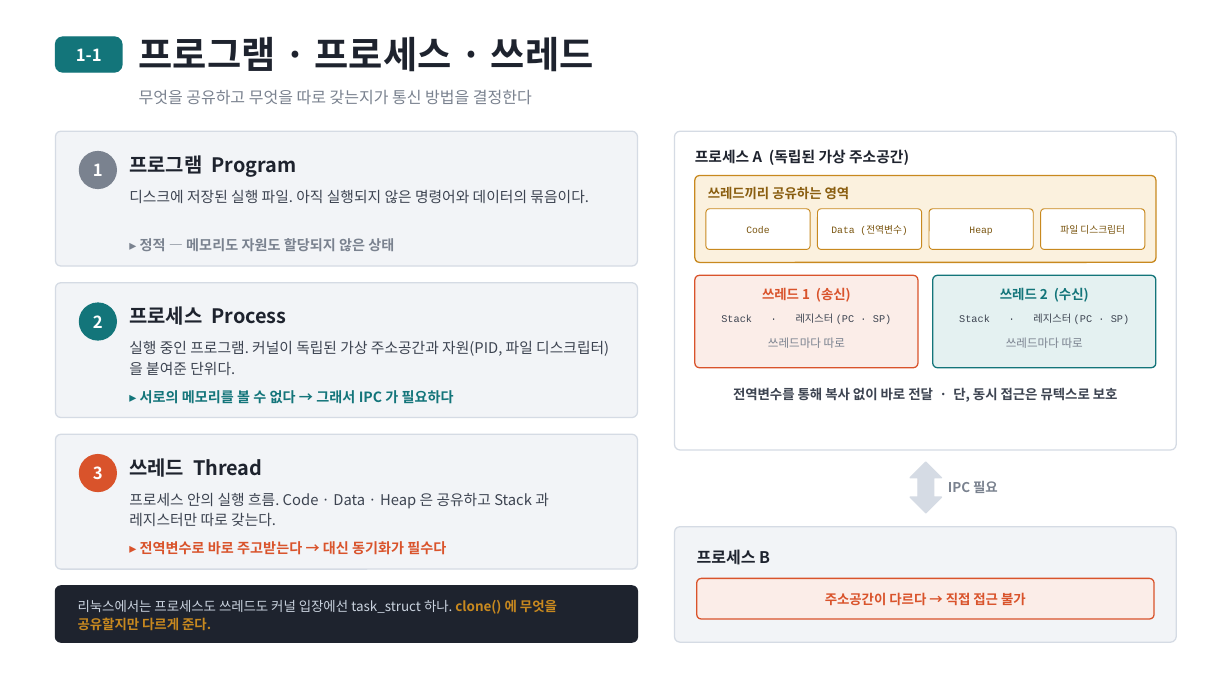
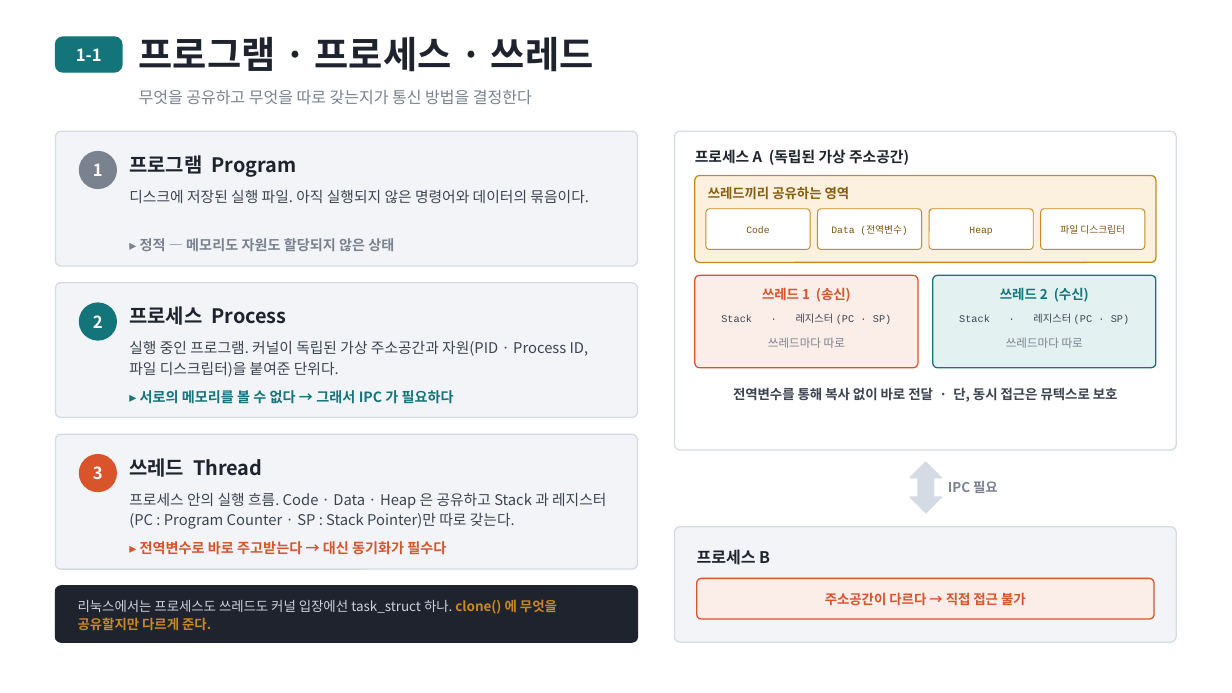
Before and after one commit to harley-hwan/IpcProc, a slide deck: slide 4 of ref/발표자료/IPC_발표자료.pptx. Drawn at 1232x693 pixels with LibreOffice and Linux fonts; fonts in the diff are those of the drawing. Boxes give left, top, right and bottom in pixels: in the first picture for what was removed or moved away, otherwise in the second. Text is boxed around its words. In the diff, an @@ line names an element or a change of style, - is before the commit and + after.

```diff
--- a/ref/발표자료/IPC_발표자료.pptx
+++ b/ref/발표자료/IPC_발표자료.pptx
@@ text at (x1=129, y1=341, x2=589, y2=377): text changed @@
-실행 중인 프로그램. 커널이 독립된 가상 주소공간과 자원(PID, 파일 디스크립터)을 붙여준 단위다.
+실행 중인 프로그램. 커널이 독립된 가상 주소공간과 자원(PID · Process ID, 파일 디스크립터)을 붙여준 단위다.
@@ text at (x1=129, y1=493, x2=606, y2=529): text changed @@
-프로세스 안의 실행 흐름. Code · Data · Heap 은 공유하고 Stack 과 레지스터만 따로 갖는다.
+프로세스 안의 실행 흐름. Code · Data · Heap 은 공유하고 Stack 과 레지스터(PC : Program Counter · SP : Stack Pointer)만 따로 갖는다.
```
Also in this commit, not shown: 6 other slides changed, 2 other files.
